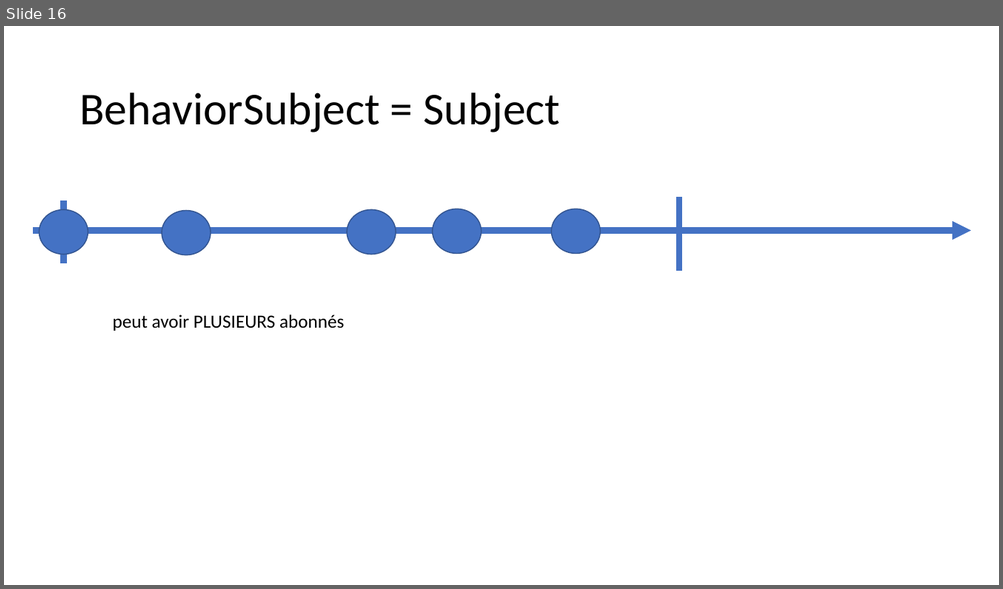
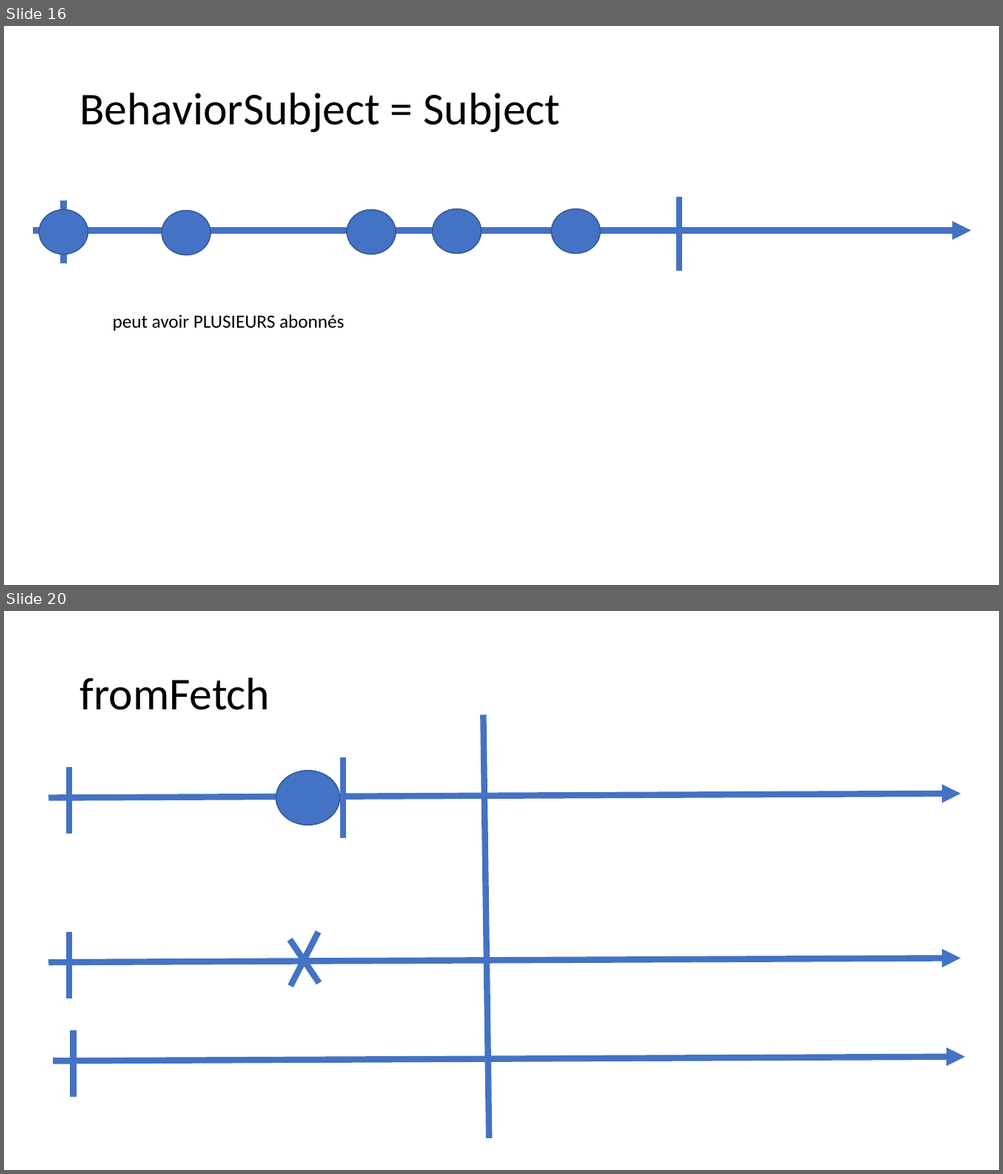
Before and after one commit to jlg-formation/tjs-nov-2021, a slide deck: notes.pptx. Shown one above the other, each under a label of ours: slide 16 before the commit, slides 16 and 20 after it; the slides between them are not shown. The pictures are 1003x589 and 1003x1174 pixels, drawn with LibreOffice and Linux fonts; fonts in the diff are those of the drawing. Boxes give left, top, right and bottom in pixels: in the first picture for what was removed or moved away, otherwise in the second. Text is boxed around its words. In the diff, an @@ line names an element or a change of style, - is before the commit and + after.

```diff
--- a/notes.pptx
+++ b/notes.pptx
@@ slide 20 added at (x1=4, y1=611, x2=999, y2=1170), background #FFFFFF @@
@@ title added at (x1=79, y1=678, x2=270, y2=710), 44 pt, text #000000 @@
+fromFetch
@@ line added from (483, 715) to (489, 1139), #4472C4 6 pt @@
@@ line added from (344, 758) to (344, 839), #4472C4 6 pt @@
@@ line added from (69, 768) to (69, 834), #4472C4 6 pt @@
@@ ellipse added at (x1=276, y1=771, x2=340, y2=825), fill #4472C4, outline #325491 1 pt @@
@@ arrow added from (48, 798) to (961, 794), #4472C4 6 pt @@
@@ line added from (69, 933) to (69, 999), #4472C4 6 pt @@
@@ line added from (290, 940) to (318, 983), #4472C4 6 pt @@
@@ line added from (318, 933) to (290, 986), #4472C4 6 pt @@
@@ arrow added from (48, 963) to (961, 959), #4472C4 6 pt @@
@@ line added from (74, 1031) to (74, 1097), #4472C4 6 pt @@
@@ arrow added from (54, 1062) to (965, 1057), #4472C4 6 pt @@
```
Also in this commit, not shown: 3 slides changed, 5 other slides added.
